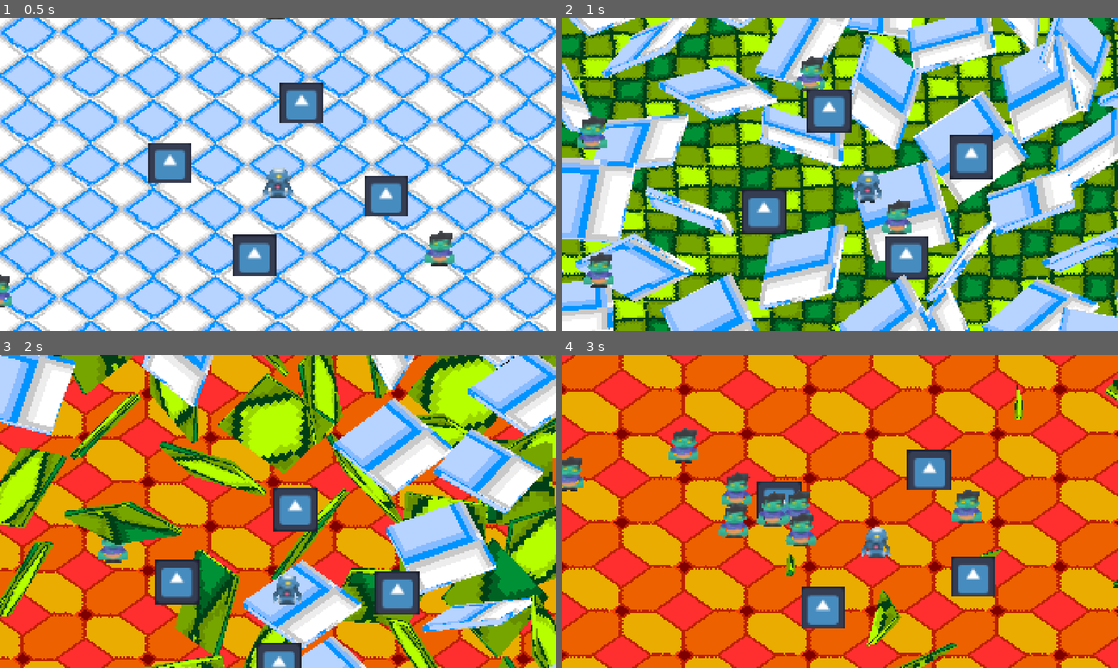
Above: before the commit, frames 1-4 (two rows, left to right).
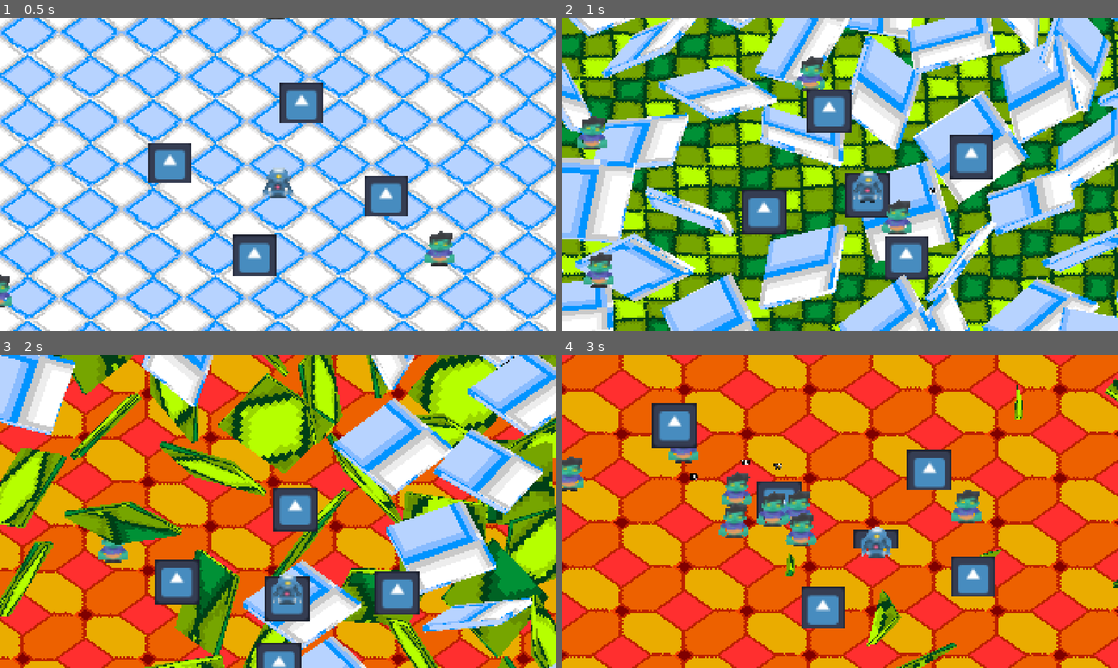
Above: after the commit, the same moments.

Repository: Ollenat/DontFallForTheBugs
Game: Godot game, scene res://scenes/floor_demo.tscn
The game is run twice, just before and just after one commit, with the same random seed, the same clock (stepped at 60 frames per second) and the same inputs. The engine's default icon, where the game draws it, is replaced by a stand-in: a white triangle on a blue panel in a dark square.
Inputs:
- Up to frame 1 (0.5 s): no input
- Up to frame 2 (1 s): tap Enter at 0.5 s; hold D (move_right) from 0.53 s (still down); tap Space at 0.77 s
- Up to frame 3 (2 s): release D (move_right) at 1.28 s; hold S (move_down) from 1.28 s (still down); tap Space at 1.52 s
- Up to frame 4 (3 s): release S (move_down) at 2.03 s; hold D (move_right) 2.03-2.78 s; hold W (move_up) from 2.78 s (still down)

Frame 1 is identical in both runs. In frame 2, 0.8% of the frame differs, in the area x 50-68%, y 49-64%; in frame 3, 0.8%; in frame 4, 1.5%, in the area x 16-61%, y 15-62%.

Commit message:
Damage numbers

Diff:
--- a/project.godot
+++ b/project.godot
@@ -14,6 +14,10 @@
 run/main_scene="uid://dex8p4hlox0qr"
 config/features=PackedStringArray("4.7", "Forward Plus")
 config/icon="res://icon.svg"
+
+[autoload]
+
+DamageNumbers="*uid://d1ny0vqgt57yk"
 
 [display]
 
--- /dev/null
+++ b/scenes/DamageNumber.tscn
@@ -0,0 +1,6 @@
+[gd_scene format=3 uid="uid://cpjc2oey3cvkj"]
+
+[node name="DamageNumber" type="Label3D" unique_id=2061096296]
+billboard = 1
+texture_filter = 0
+text = "Damage"
--- a/scenes/player.tscn
+++ b/scenes/player.tscn
@@ -42,7 +42,6 @@
 script = ExtResource("4_fjrip")
 projectile_scene = ExtResource("5_tuyoq")
 closest_entity_component = NodePath("../ClosestEntityComponent")
-firing_rate = 0
 metadata/_custom_type_script = "uid://cdluj7yafnmrg"
 
 [node name="MovementComponent" type="Node" parent="." unique_id=1771126397 node_paths=PackedStringArray("body")]
--- a/scenes/test.tscn
+++ b/scenes/test.tscn
@@ -3,10 +3,10 @@
 [ext_resource type="Script" uid="uid://cuiv74tju5gh" path="res://scripts/scatter.gd" id="1_at5dv"]
 [ext_resource type="PackedScene" uid="uid://bloqgrua0hxmo" path="res://scenes/player.tscn" id="2_bl13t"]
 [ext_resource type="PackedScene" uid="uid://cr602201s6jea" path="res://scenes/enemy.tscn" id="4_74lek"]
-[ext_resource type="Texture2D" uid="uid://dcxuh0uficnl5" path="res://textures/PNG/Dark/texture_04.png" id="4_j5jx5"]
 [ext_resource type="PackedScene" uid="uid://d2bkarfgvyvwd" path="res://scenes/sawblade_attack.tscn" id="5_at5dv"]
 [ext_resource type="Script" uid="uid://cjykh2us57ml5" path="res://scripts/Components/SmoothFollowComponent.gd" id="5_j5jx5"]
 [ext_resource type="Script" uid="uid://bkwbh870ebmf0" path="res://resources/sawblade.gd" id="5_jcd4p"]
+[ext_resource type="Material" uid="uid://yrdh7s4showw" path="res://materials/TestingMaterial.tres" id="6_at5dv"]
 
 [sub_resource type="Resource" id="Resource_81r6g"]
 script = ExtResource("5_jcd4p")
@@ -29,12 +29,8 @@
 speed = 2.0
 metadata/_custom_type_script = "uid://bkwbh870ebmf0"
 
-[sub_resource type="StandardMaterial3D" id="StandardMaterial3D_mf4mk"]
-albedo_texture = ExtResource("4_j5jx5")
-uv1_scale = Vector3(35, 35, 35)
-
 [sub_resource type="PlaneMesh" id="PlaneMesh_lpvoh"]
-material = SubResource("StandardMaterial3D_mf4mk")
+material = ExtResource("6_at5dv")
 size = Vector2(15.275, 14.99)
 
 [sub_resource type="ConcavePolygonShape3D" id="ConcavePolygonShape3D_at5dv"]
@@ -44,6 +40,7 @@
 script = ExtResource("1_at5dv")
 enemy_scene = ExtResource("4_74lek")
 player_scene = NodePath("Player")
+enemy_count = 200
 
 [node name="Player" parent="." unique_id=1322533949 instance=ExtResource("2_bl13t")]
 transform = Transform3D(1, 0, 0, 0, 1, 0, 0, 0, 1, 0, 0.013251185, 0)
@@ -77,3 +74,6 @@
 
 [node name="DirectionalLight3D" type="DirectionalLight3D" parent="." unique_id=547968009]
 transform = Transform3D(1, 0, 0, 0, 0.20606452, 0.97853845, 0, -0.97853845, 0.20606452, 0, 4.153498, 0)
+
+[node name="Enemy" parent="." unique_id=1577895062 instance=ExtResource("4_74lek")]
+transform = Transform3D(1, 0, 0, 0, 1, 0, 0, 0, 1, 4.158809, 0.83835196, 0)
--- a/scripts/Components/HealthComponent.gd
+++ b/scripts/Components/HealthComponent.gd
@@ -17,11 +17,13 @@
 func damage(amount: int) -> void:
 	var old := current_health
 	current_health = max(0, current_health - amount)
+	DamageNumbers.spawn(amount, global_position + Vector3.UP * 1.1)
 	if current_health == 0:
 		died.emit()
-		get_parent().queue_free() #temp
+		get_parent().queue_free() # temp
 	elif amount != 0:
 			damaged.emit(old, current_health)
+
 
 func heal(amount: int) -> void:
 	var old := current_health
--- /dev/null
+++ b/scripts/singletons/damage_numbers.gd
@@ -0,0 +1,15 @@
+extends Node
+
+const DAMAGE_NUMBER_SCENE = preload("res://scenes/DamageNumber.tscn")
+
+func spawn(amount: int, world_pos: Vector3, color := Color.WHITE) -> void:
+	var dn = DAMAGE_NUMBER_SCENE.instantiate() as Label3D
+	if dn == null:
+		push_error("damage number scene root aint a label3d cowboy")
+		return
+	get_tree().root.add_child(dn)
+	dn.global_position = world_pos
+	dn.text = str(amount)
+
+	await get_tree().create_timer(0.5).timeout
+	dn.queue_free()
Not shown, added: scripts/singletons/damage_numbers.gd.uid
